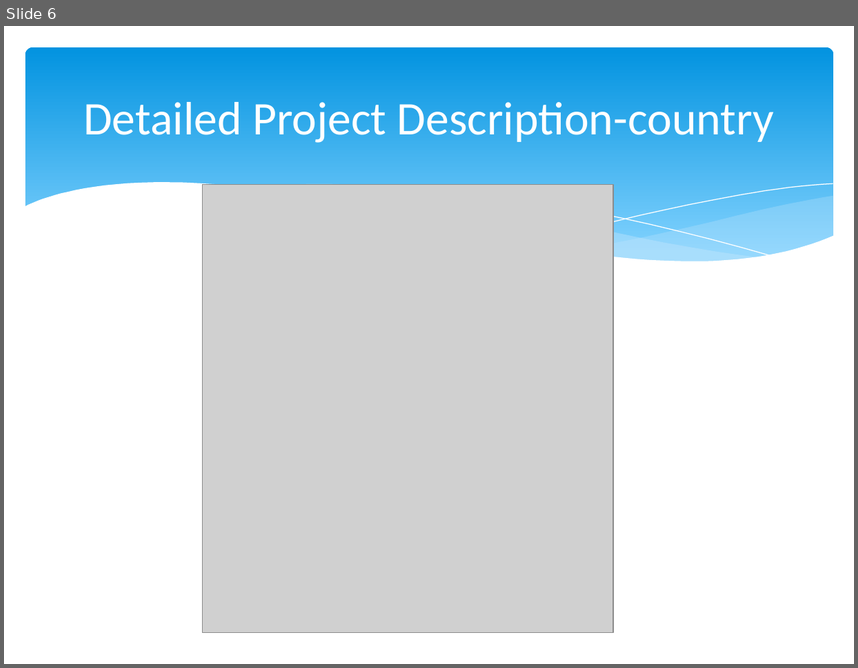
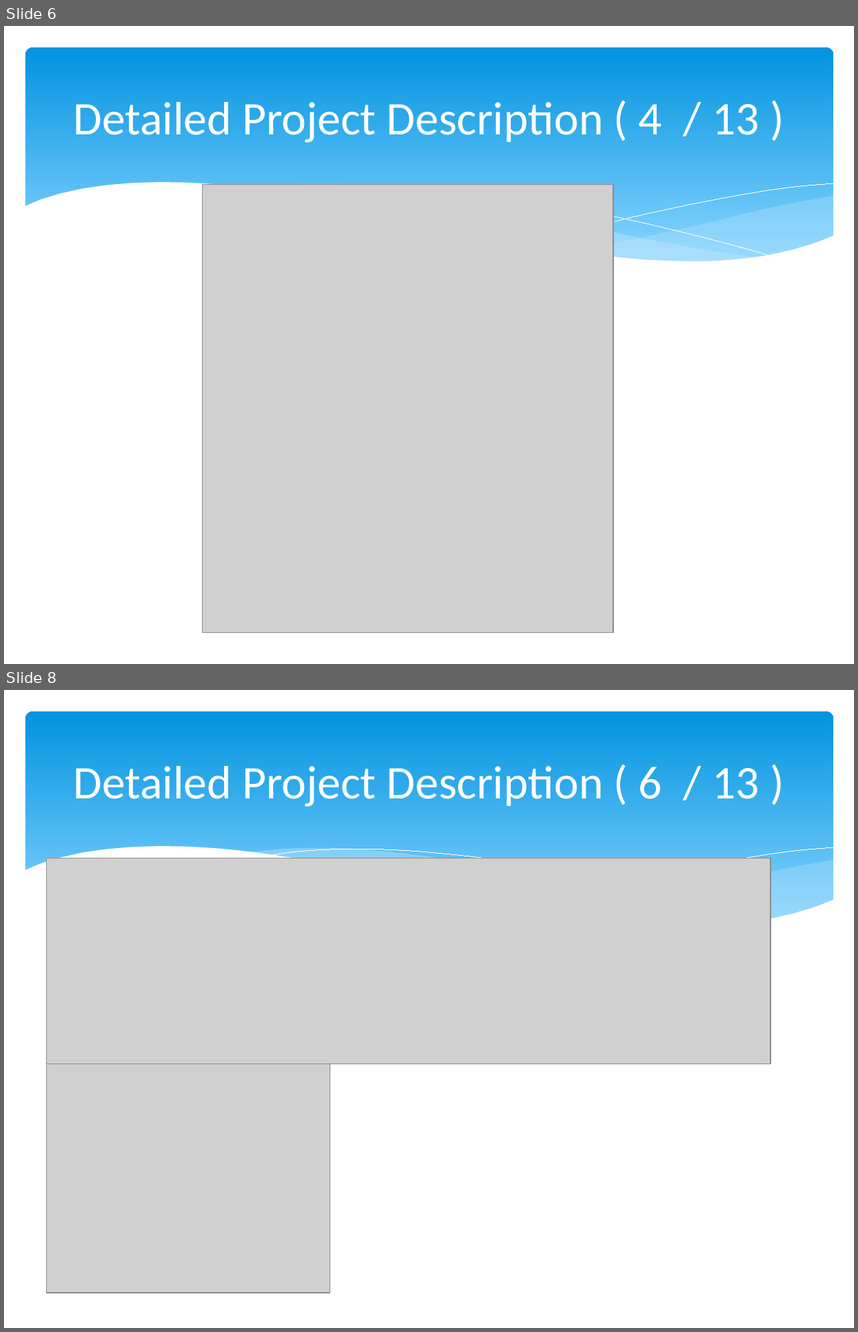
Before and after one commit to hankn01/VaccineCMSJavaSwing, a slide deck: team1Presentation.pptx. Shown one above the other, each under a label of ours: slide 6 before the commit, slides 6 and 8 after it; the slides between them are not shown. The pictures are 858x668 and 858x1332 pixels, drawn with LibreOffice and Linux fonts; fonts in the diff are those of the drawing; grey boxes stand for pictures. Boxes give left, top, right and bottom in pixels: in the first picture for what was removed or moved away, otherwise in the second. Text is boxed around its words. In the diff, an @@ line names an element or a change of style, - is before the commit and + after.

Commit message:
project done

```diff
--- a/team1Presentation.pptx
+++ b/team1Presentation.pptx
@@ slide 8 added at (x1=4, y1=690, x2=854, y2=1328), background #FFFFFF; not listed: 6 template elements that a slide beside it also shows @@
@@ title added at (x1=73, y1=766, x2=760, y2=807), 39.6 pt, text #FFFFFF @@
+Detailed Project Description ( 6 / 13 )
@@ picture added at (x1=47, y1=858, x2=771, y2=1064) @@
@@ picture added at (x1=47, y1=1064, x2=330, y2=1292) @@
@@ slide 6 changed as well @@
@@ rounded rectangle at (x1=25, y1=47, x2=833, y2=276): fill gradient #0293E0 to #81D2FE to gradient #0293E0 to #83D3FE @@
@@ title at (x1=73, y1=102, x2=760, y2=143): text changed @@
-Detailed Project Description-country
+Detailed Project Description ( 4 / 13 )
@@ freeform shape at (x1=267, y1=185, x2=775, y2=257): outline #FFFFFF 0.75 pt to #FFFFFF 0 pt @@
@@ freeform shape at (x1=525, y1=183, x2=833, y2=243): outline #FFFFFF 0.75 pt to #FFFFFF 0 pt @@
```
Also in this commit, not shown: 15 other slides changed, 1 other slide added, 2 slides removed.
